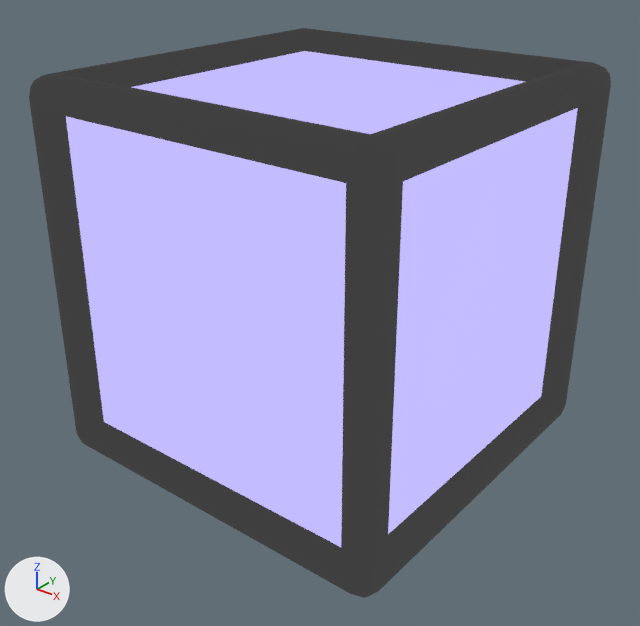
Two versions of the glTF model assets/3D Models/BlockModel.glb, one commit apart.
Before and after are seen from a 50 mm camera at (1.447, -1.846, 0.987) aimed at (0.018, -0.06, -0.12). Every picture has the same lights, and +X, +Y and +Z are marked at lower left. The first picture is the older version. Where no turn or scale is listed for an object, it has been applied to the vertices.
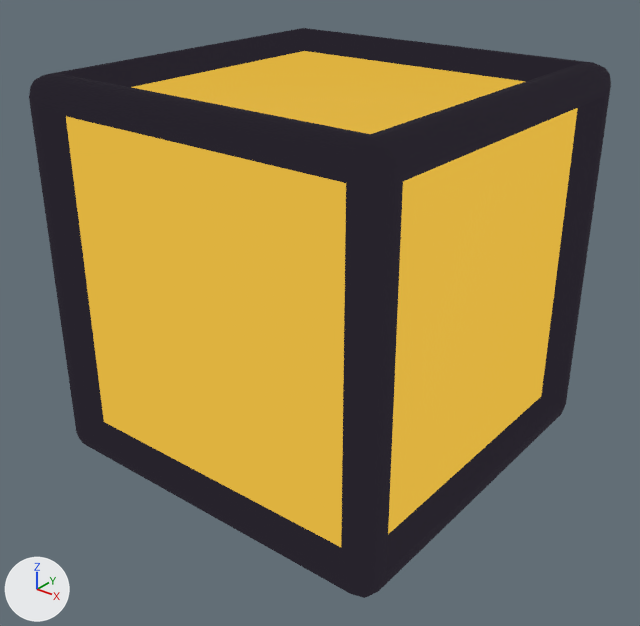
Changed parts and their boxes (x1, y1, x2, y2) in the pictures (640 x 626 px):
'Cube', recoloured, surface changed (darker): (29, 28, 611, 598) in both

The change in detail:
In material 'Material.012' (mat_material_012), emission_color goes from (0.546, 0.504, 1.0) (blue #c3bcff) to (0.73, 0.445, 0.0497) (yellow #deb23f).
In material 'Material.011' (mat_material_011), emission_strength goes from 0.05 to 1.0.
In material 'Material.011' (mat_material_011), emission_color is now set to (0.0203, 0.0168, 0.0252), black #27232c.
